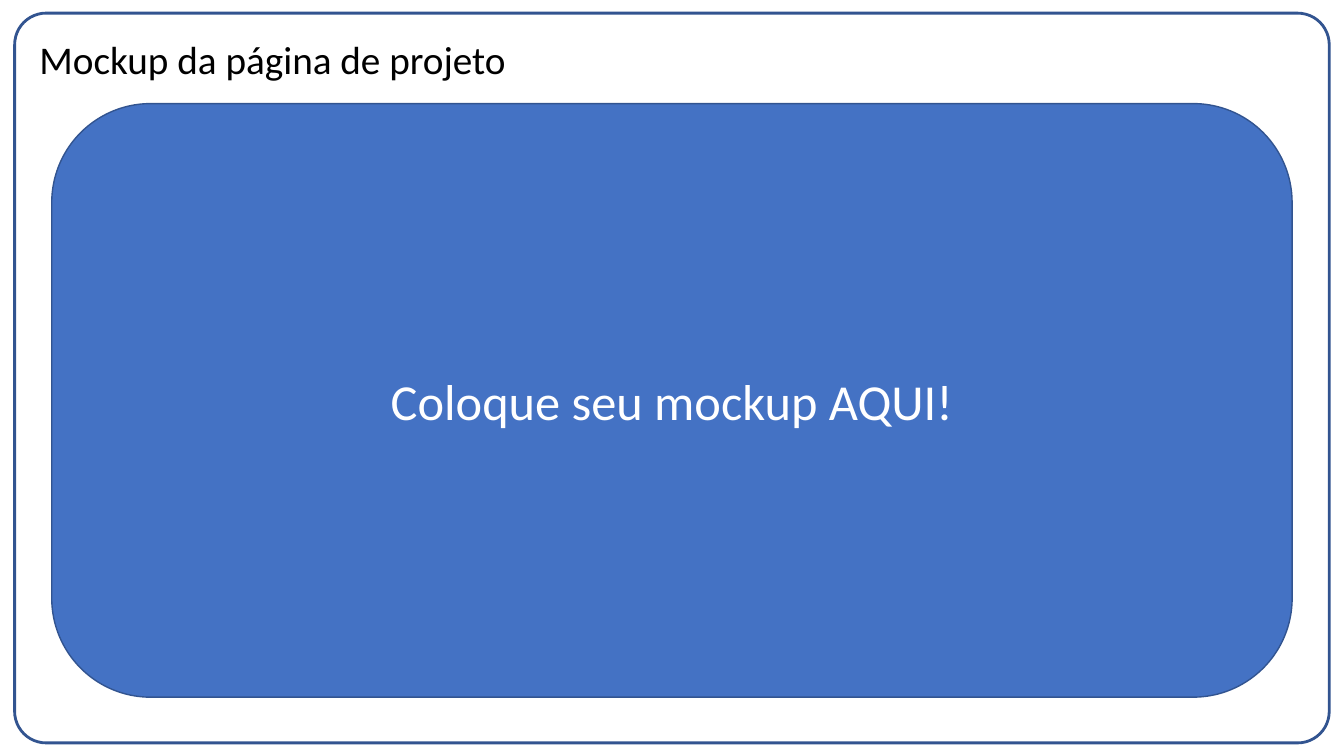
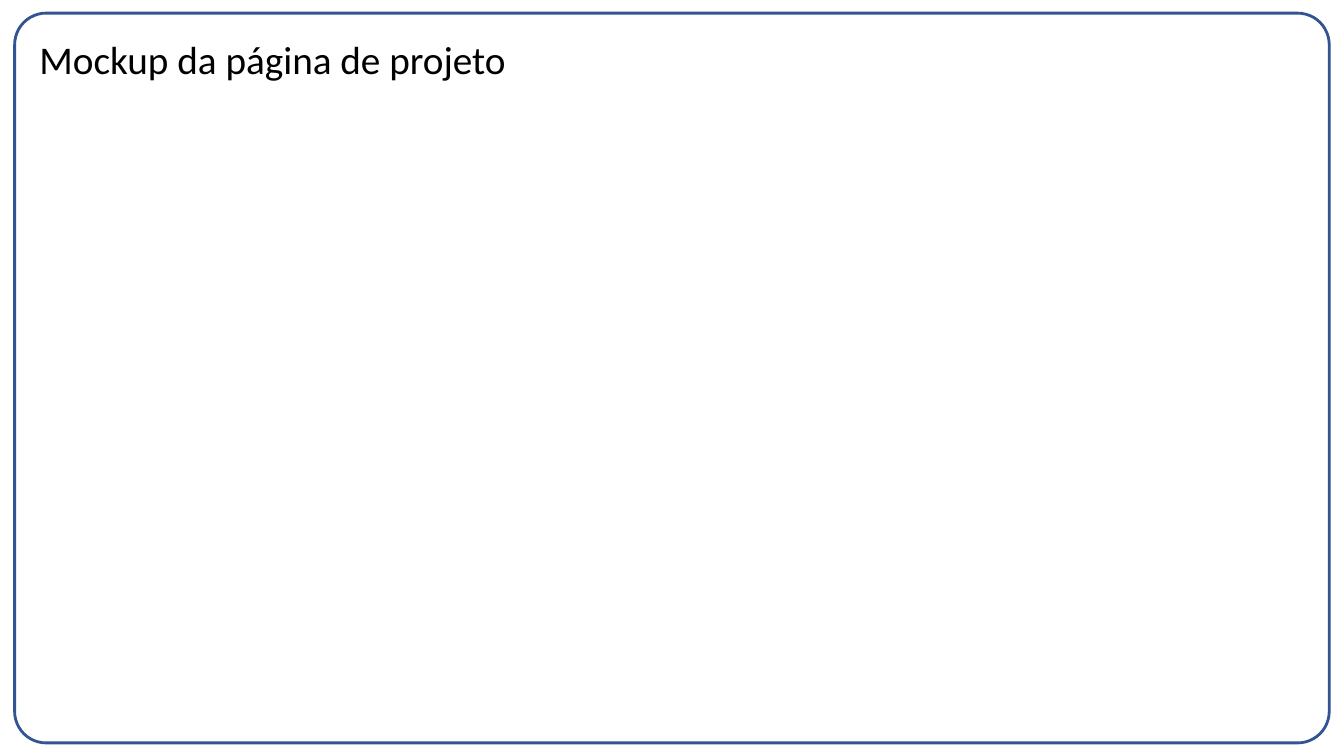
Before and after one commit to betofr1/co-design, a slide deck: slide 3 of Projeto 1/Entrega03.pptx (slide 4 before the commit). Drawn at 1344x756 pixels with LibreOffice and Linux fonts; fonts in the diff are those of the drawing; background and template pictures are left out. Boxes give left, top, right and bottom in pixels: in the first picture for what was removed or moved away, otherwise in the second. Text is boxed around its words. In the diff, an @@ line names an element or a change of style, - is before the commit and + after.

```diff
--- a/Projeto 1/Entrega03.pptx
+++ b/Projeto 1/Entrega03.pptx
@@ rounded rectangle removed at [51, 104, 1293, 698] @@
-Coloque seu mockup AQUI!
```
Also in this commit, not shown: 3 other slides changed, 1 slide added, 3 slides removed, 10 other files.
